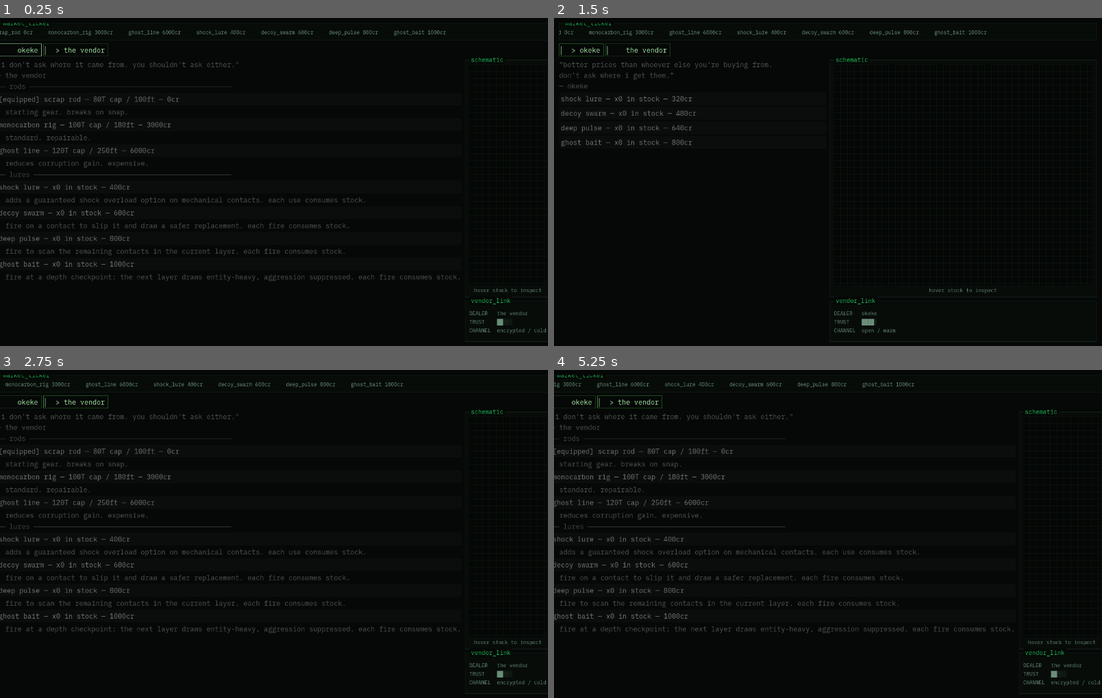
Above: before the commit, frames 1-4 (two rows, left to right).
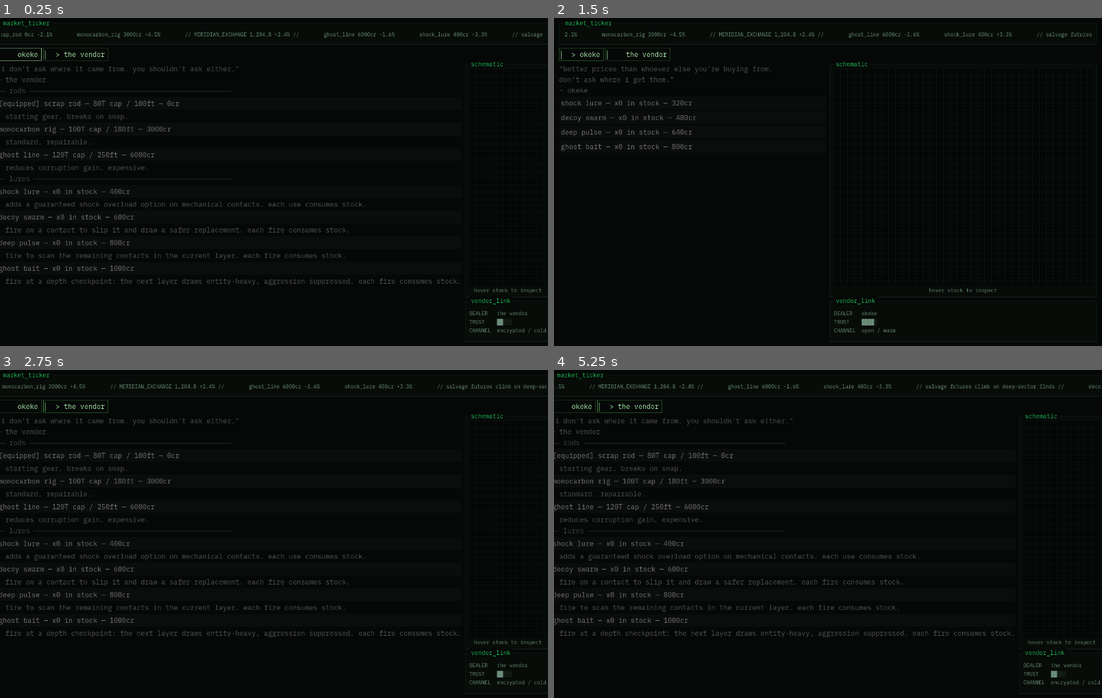
Above: after the commit, the same moments.

Repository: Teeohbee/deadcast
Game: Godot game, scene res://scenes/barge_hub/VendorsLayout.tscn
The game is run twice, just before and just after one commit, with the same random seed, the same clock (stepped at 60 frames per second) and the same inputs. This scene is started directly instead of the project's main scene.
Inputs:
- Up to frame 1 (0.25 s): no input
- Up to frame 2 (1.5 s): click "│ okeke" at 0.5 s; click "│ > okeke" at 1.25 s
- Up to frame 3 (2.75 s): click "│ the vendor" at 2 s
- Up to frame 4 (5.25 s): click "│ > the vendor" at 2.75 s; click "│ okeke" at 3.5 s; click "│ > okeke" at 4.25 s; click "│ the vendor" at 5 s

The runs differ from the first frame. In frame 1, 6.5% of the frame differs, in the area x 0-100%, y 0-82%; in frame 2, 2.7%; in frame 3, 6.5%; in frame 4, 6.4%.

Commit message:
feat: market ticker news feed, bordered box, faster scroll
Move the scrolling text into a clipped child Control so the panel title
overhangs the top border like every other panel (it was being clipped).
Give the panel enough height to read as a bordered box, interleave market
news headlines with live prices and per-item price moves, and bump the
scroll speed.

Diff:
--- a/scenes/barge_hub/panels/market_ticker.gd
+++ b/scenes/barge_hub/panels/market_ticker.gd
@@ -12,31 +12,76 @@
 	"res://resources/lures/ghost_bait.tres",
 ]
 
-var _label: Label
+# Market chatter woven between the live price feed. ASCII only - the deck font
+# (IBM Plex Mono) has no arrow/triangle glyphs, so price moves use +/-%.
+const NEWS: Array[String] = [
+	"MERIDIAN_EXCHANGE 1,204.8 +2.4%",
+	"salvage futures climb on deep-sector finds",
+	"marta_holdings absorbs three dock leases",
+	"kelp_index slips as surface demand cools",
+	"pressure-rated alloy shortage drives rig costs up",
+	"ghost-net recoveries post record quarter",
+	"abyssal_freight halts after lost convoy",
+	"lure-tech IPO oversubscribed 6x",
+	"credit liquidity tight below 4,000m",
+	"port authority flags black-market sonar parts",
+	"deep_pulse demand spikes on swarm sightings",
+	"insurers hike premiums for sub-5,000m runs",
+]
+
+const SCROLL_SPEED: float = 70.0  # px/sec
+const GAP: String = "        "    # spacing between the looped copies
+
 var _scroll := 0.0
+var _text := ""
+# The scrolling text lives in its own clipped Control so the panel title can
+# still overhang the top border (clipping the whole panel would chop the title).
+var _view: Control
 
 func _ready() -> void:
 	title = "market_ticker"
-	custom_minimum_size = Vector2(0, 40)
-	clip_contents = true
+	custom_minimum_size = Vector2(0, 50)
+	_text = ticker_text()
 
-	_label = Label.new()
-	_label.text = ticker_text()
-	DeckStyle.apply_label(_label, DeckStyle.DIM, DeckStyle.SIZE_AMBIENT)
-	add_child(_label)
+	_view = Control.new()
+	_view.clip_contents = true
+	_view.mouse_filter = Control.MOUSE_FILTER_IGNORE
+	_view.draw.connect(_draw_ticker)
+	add_child(_view)
 
 func _process(delta: float) -> void:
-	_scroll += delta * 40.0
-	if _label and _label.size.x > 0 and _scroll > _label.size.x:
-		_scroll = -size.x
-	if _label:
-		_label.position.x = -_scroll
+	_scroll += delta * SCROLL_SPEED
+	if _view:
+		_view.queue_redraw()
 
-# Builds the scrolling string from live purchase costs. Tested directly.
+func _draw_ticker() -> void:
+	if _text.is_empty():
+		return
+
+	var font := get_theme_font("font", "Label")
+	var fsize := DeckStyle.SIZE_AMBIENT
+	var ascent := font.get_ascent(fsize)
+	var baseline := (_view.size.y - ascent - font.get_descent(fsize)) / 2.0 + ascent
+
+	var unit := _text + GAP
+	var unit_w := font.get_string_size(unit, HORIZONTAL_ALIGNMENT_LEFT, -1, fsize).x
+	if unit_w <= 0.0:
+		return
+
+	# Seamless loop: draw the unit repeatedly from a wrapped offset until the
+	# view width is covered. _view's clip_contents trims the overflow.
+	var x := -fmod(_scroll, unit_w)
+	while x < _view.size.x:
+		_view.draw_string(font, Vector2(x, baseline), unit,
+			HORIZONTAL_ALIGNMENT_LEFT, -1, fsize, DeckStyle.DIM)
+		x += unit_w
+
+# Builds the scrolling string from live purchase costs interleaved with market
+# chatter. Tested directly.
 func ticker_text() -> String:
 	var parts: Array[String] = []
-	for path in GOODS:
-		var res := load(path)
+	for i in GOODS.size():
+		var res := load(GOODS[i])
 		var name := ""
 		var cost := 0
 		if res is RodData:
@@ -45,5 +90,16 @@
 		elif res is LureData:
 			name = (res as LureData).lure_name
 			cost = (res as LureData).purchase_cost
-		parts.append("%s %dcr" % [name.to_lower().replace(" ", "_"), cost])
-	return "     ".join(parts) + "     "
+		parts.append("%s %dcr %s" % [
+			name.to_lower().replace(" ", "_"), cost, _price_move(name, cost)])
+		# Slot a headline in after every couple of goods so news keeps scrolling by.
+		if i % 2 == 1:
+			parts.append("// %s //" % NEWS[(i / 2) % NEWS.size()])
+	return "        ".join(parts) + "        "
+
+# Deterministic pseudo-random price move per item, e.g. "+1.8%" / "-0.6%".
+func _price_move(name: String, cost: int) -> String:
+	var h: int = abs(name.hash() + cost)
+	var tenths := h % 50             # 0.0 .. 4.9
+	var sign := "+" if (h / 50) % 2 == 0 else "-"
+	return "%s%d.%d%%" % [sign, tenths / 10, tenths % 10]
